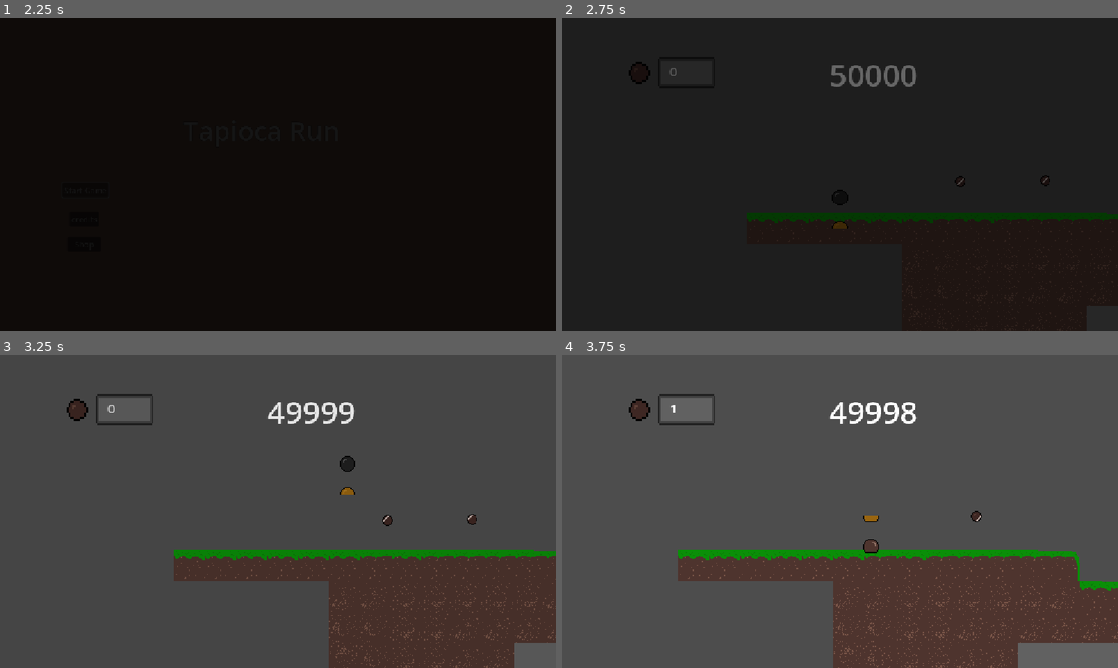
Above: before the commit, frames 1-4 (two rows, left to right).
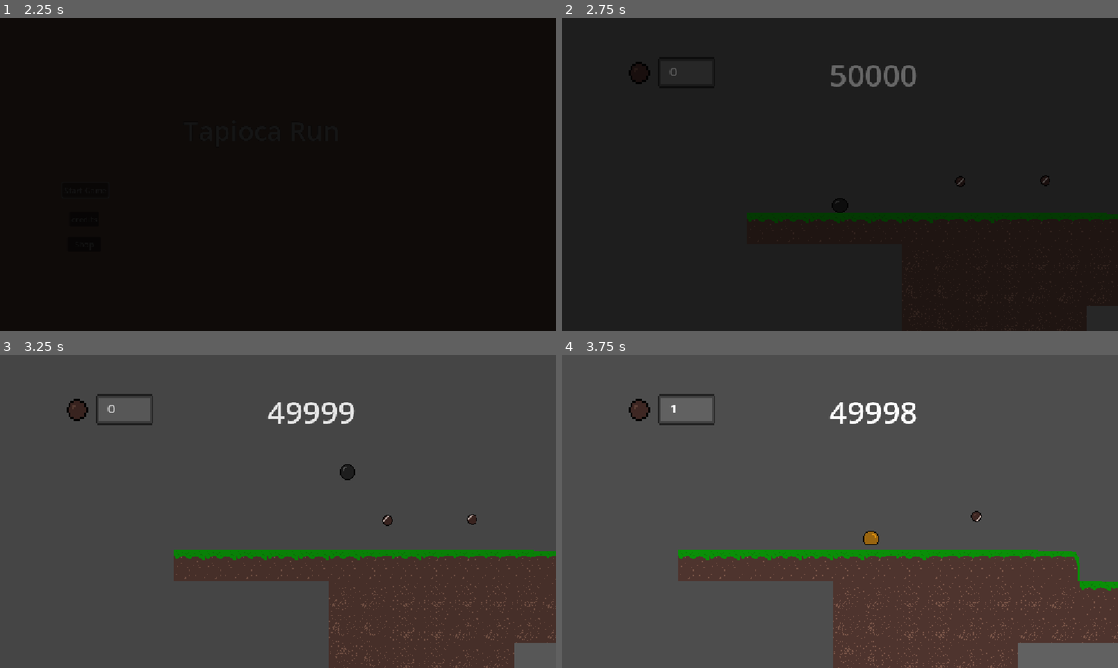
Above: after the commit, the same moments.

Repository: Adi-Ari-17/tapioca-run
Game: Godot game, scene res://scenes/main.tscn
Same seed, same stepped clock (60 frames per second), same inputs: the game is played once before the commit and once after it.
Inputs:
- Up to frame 1 (2.25 s): click "Start Game" at 0.5 s; click "Start Game" at 1.25 s; hold Right (right) from 2.03 s (still down)
- Up to frame 2 (2.75 s): keep holding Right (right); tap Up (up) at 2.27 s
- Up to frame 3 (3.25 s): keep holding Right (right); tap Up (up) at 3.02 s
- Up to frame 4 (3.75 s): release Right (right) at 3.53 s; hold Left (left) from 3.53 s (still down)

Frame 1 is identical in both runs. In frame 2, 0.1% of the frame differs, in the area x 48-52%, y 54-68%; in frame 3, 0.2%; in frame 4, 0.2%, in the area x 54-57%, y 51-64%.

Commit message:
fixing anim or player

Diff:
--- a/tapioca-run/scenes/player.tscn
+++ b/tapioca-run/scenes/player.tscn
@@ -242,7 +242,7 @@
 position = Vector2(0, -8)
 texture = ExtResource("2_g2els")
 hframes = 5
-vframes = 6
+vframes = 9
 
 [node name="AnimationPlayer" type="AnimationPlayer" parent="." unique_id=1464659142]
 libraries/ = SubResource("AnimationLibrary_qhqgy")
